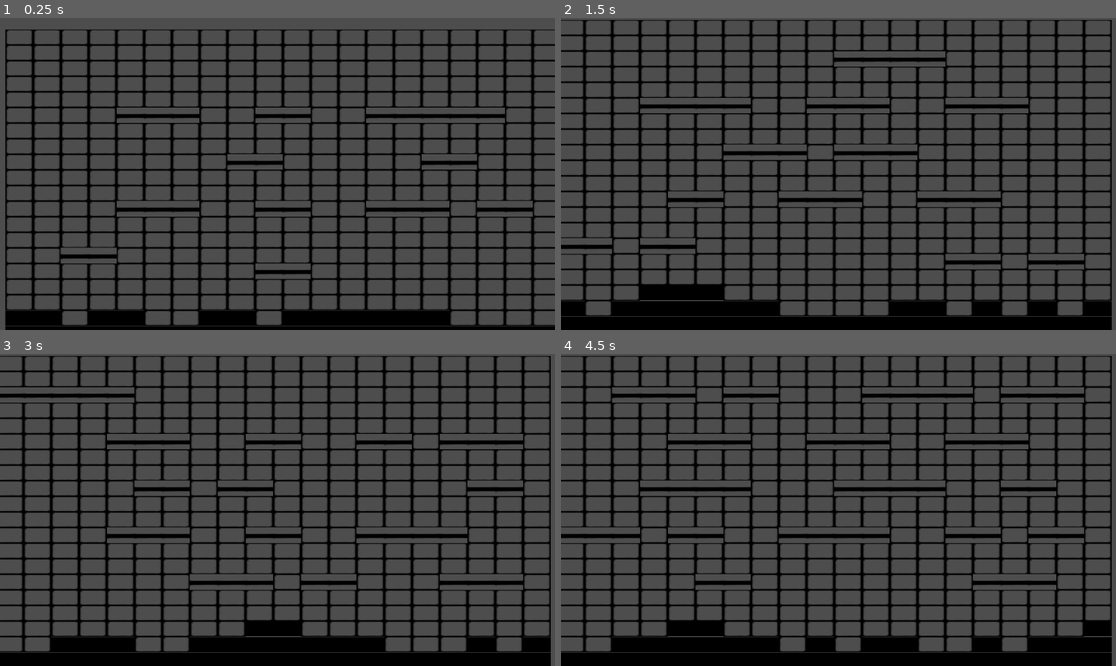
Above: before the commit, frames 1-4 (two rows, left to right).
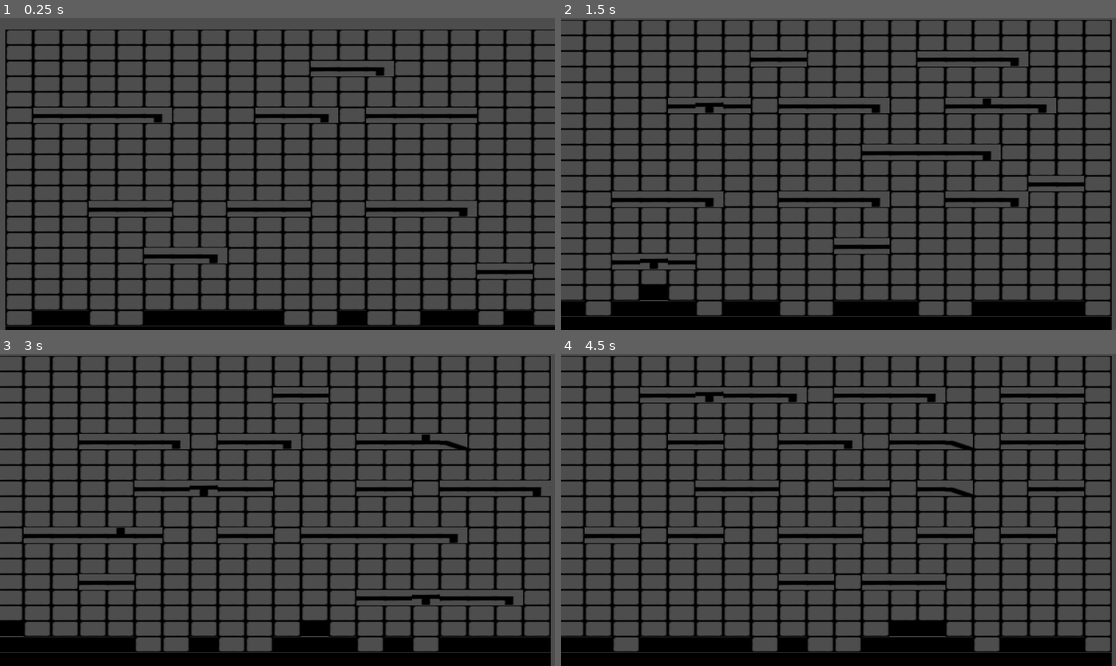
Above: after the commit, the same moments.

Repository: Deiuca/Platform-CA-Sincrono
Game: Godot game, scene res://progetto.tscn
The game is run twice, just before and just after one commit, with the same random seed, the same clock (stepped at 60 frames per second) and the same inputs.
Inputs:
- Up to frame 1 (0.25 s): no input
- Up to frame 2 (1.5 s): tap Enter at 0.5 s; hold R 0.53-1.28 s; tap Space at 1.25 s; tap I at 1.35 s
- Up to frame 3 (3 s): tap Enter at 2 s; hold R 2.03-2.78 s; tap Space at 2.75 s; tap I at 2.85 s
- Up to frame 4 (4.5 s): tap Enter at 3.5 s; hold R 3.53-4.28 s; tap Space at 4.25 s; tap I at 4.35 s

The runs differ from the first frame. In frame 1, 6.1% of the frame differs, in the area x 1-96%, y 13-99%; in frame 2, 6.5%; in frame 3, 7.5%; in frame 4, 7.7%, in the area x 0-100%, y 10-96%.

Commit message:
+ Rampe e ostacoli Invertiti

Diff:
--- a/Init.gd
+++ b/Init.gd
@@ -1,10 +1,19 @@
 extends Node2D
 
 #Tipi di cella in questo progetto
-enum tipi {ARIA, MURO, PLATFORM}
+enum tipi {
+ARIA, MURO,
+PLATFORM, PLATFORM_OBSTACLE, PLATFORM_OBSTACLE_DOWN,
+EDGE_DOWN,
+RAMPA_DOWN
+}
 
 #Textures nel progetto
 #N.B. PRE-COND: tutte le texture devono avere le stesse dimensioni!!!
 var aria = preload("res://Texture/trasparente.png")
 var muro = preload("res://Texture/nero.png")
-var piattaorma = preload("res://Texture/piattaforma.png")
+var piattaforma = preload("res://Texture/piattaforma.png")
+var piattaforma_ostacolo = preload("res://Texture/piattaforma_ostacolo.png")
+var piattaforma_ostacolo_down = preload("res://Texture/piattaforma_ostacolo_down.png")
+var edge_down = preload("res://Texture/edge_down.png")
+var rampa_down = preload("res://Texture/rampa_down.png")
--- /dev/null
+++ b/RuleBook.gd
@@ -0,0 +1,11 @@
+extends Node2D
+
+
+# Called when the node enters the scene tree for the first time.
+func _ready():
+	pass # Replace with function body.
+
+
+# Called every frame. 'delta' is the elapsed time since the previous frame.
+func _process(delta):
+	pass
--- /dev/null
+++ b/Scripts/RuleBookInterface.gd
@@ -0,0 +1,6 @@
+extends Node
+
+class_name RuleBookInterface
+
+func trova_tipo(cella : Cella) -> Init.tipi:
+	return Init.tipi.ARIA
--- a/cella.gd
+++ b/cella.gd
@@ -1,4 +1,6 @@
 extends Sprite2D
+
+class_name Cella
 
 #ARIA è il default stato di una cella
 @export var default_tipo : Init.tipi = Init.tipi.ARIA
@@ -42,33 +44,53 @@
 			probabilita_diventi_tipo(1.5, Init.tipi.PLATFORM)
 			return
 
-	#Se è troppo vicina ad un MURO diventa aria
-	if self.tipo == Init.tipi.PLATFORM and (num_vicini_allargati_muro > 0 or num_vicini_muro > 0):
-		set_tipo(Init.tipi.ARIA)
-		return
-
 	#Se Gsx G Gdx sono muro 10% diventi muro
 	if(are_cells_stato([self.vicini[7], self.vicini[6], self.vicini[5]], Init.tipi.MURO) and are_cells_stato([self.vicini[2], self.vicini[0], self.vicini[1]], Init.tipi.ARIA)):
 		probabilita_diventi_tipo(10.0, Init.tipi.MURO)
 		return
 
-	#Se a DDx,Dx,Sx,SSx è piattaforma, favorisci che diventi ARIA
-	if are_cells_stato([self.vicini[3], self.vicini[4], self.vicinato_allargato[7], self.vicinato_allargato[8]], Init.tipi.PLATFORM):
+	#Se è troppo vicina ad un MURO diventa aria
+	if  self.tipo != Init.tipi.MURO and (num_vicini_allargati_muro > 0 or num_vicini_muro > 0):
+		set_tipo(Init.tipi.ARIA)
+		return
+
+	#Se a VDx,Dx,Sx,VSx è piattaforma, favorisci che diventi ARIA
+	if are_cells_stato([self.vicini[3], self.vicini[4], self.vicinato_allargato[7], self.vicinato_allargato[8]], [Init.tipi.PLATFORM, Init.tipi.PLATFORM_OBSTACLE]):
 		if probabilita_diventi_tipo(30.0, Init.tipi.ARIA):
 			return
 
 	#Se Dx è PIATTAFORMA e sotto e sopra è aria, diventa piattaforma
 	if are_cells_stato([self.vicini[4]], Init.tipi.PLATFORM, true) and are_cells_stato([self.vicini[6], self.vicini[1]], Init.tipi.ARIA, true ):
 		if(num_vicini_allargati_piattaforma < 2):
-			if probabilita_diventi_tipo(15.0, Init.tipi.PLATFORM):
+			if probabilita_diventi_tipo(20.0, Init.tipi.PLATFORM):
 				return
 
-	#Se Sx è PIATTAFORMA e sotto e sopra è aria, diventa piattaforma
+	#Se Sx è PIATTAFORMA e sotto e sopra è aria, diventa PLATFORM
 	if are_cells_stato([self.vicini[3]], Init.tipi.PLATFORM, true) and num_vicini_aria == 7:
 		if(num_vicini_allargati_piattaforma < 2):
 			if probabilita_diventi_tipo(15.0, Init.tipi.PLATFORM):
 				return
 
+	#Piazza una rampa giu quando tra piattaforma e aria e sotto aria e se è già un platform
+	if are_cells_stato([self.vicini[3]], [Init.tipi.PLATFORM, Init.tipi.PLATFORM_OBSTACLE], true) and are_cells_stato([self.vicini[4]], Init.tipi.ARIA):
+		if are_cells_stato([self.vicini[4]], Init.tipi.ARIA) and self.tipo == Init.tipi.PLATFORM:
+			if probabilita_diventi_tipo(10.0, Init.tipi.RAMPA_DOWN):
+				return
+
+	#Se VSx, Sx è platform & Dx aria, diventa EDGE
+	if(are_cells_stato([self.vicini[3], self.vicinato_allargato[7]], Init.tipi.PLATFORM, true)) and not are_cells_stato([self.vicini[3]], Init.tipi.EDGE_DOWN):
+		if are_cells_stato([self.vicini[4]], Init.tipi.ARIA):
+			if probabilita_diventi_tipo(10.0, Init.tipi.EDGE_DOWN):
+				return
+
+	#Se Sx Dx è platform, può diventare ostacolo
+	if(are_cells_stato([self.vicini[3],self.vicini[4]], Init.tipi.PLATFORM, true)):
+		if determina_se_accade(25.0):
+			if not probabilita_diventi_tipo(50.0, Init.tipi.PLATFORM_OBSTACLE):
+				set_tipo(Init.tipi.PLATFORM_OBSTACLE_DOWN)
+			return
+
+	#Se Sx è PIATTAFORMA && VSx ARIA -> Piattaforma
 	if are_cells_stato([self.vicini[3]], Init.tipi.PLATFORM, true) and are_cells_stato([self.vicinato_allargato[7]], Init.tipi.ARIA, true):
 		set_tipo(Init.tipi.PLATFORM)
 
@@ -76,9 +98,21 @@
 		set_tipo(Init.tipi.ARIA)
 		return
 
-func are_cells_stato(array_celle : Array[Sprite2D], tipo : Init.tipi, devono_esistere = false) -> bool:
+func are_cells_stato(array_celle : Array[Sprite2D], tipo , devono_esistere = false) -> bool:
+	if typeof(tipo) == TYPE_ARRAY:
+		return check_cells_stati(array_celle, tipo, devono_esistere)
+	else:
+		return check_cells_stato(array_celle, tipo, devono_esistere)
+
+func check_cells_stato(array_celle : Array[Sprite2D], tipo : Init.tipi, devono_esistere = false):
 	for cella in array_celle:
 		if (((cella.tipo != tipo) if cella != null else (devono_esistere))):
+			return false
+	return true
+
+func check_cells_stati(array_celle : Array[Sprite2D], tipi : Array, devono_esistere = false):
+	for cella in array_celle:
+		if ((( not cella.tipo in tipi) if cella != null else (devono_esistere))):
 			return false
 	return true
 
--- a/generatore_livello.gd
+++ b/generatore_livello.gd
@@ -10,11 +10,15 @@
 
 var livello : Node2D
 
-#Ciò che una cella può essere in questo generatore, e le texture associate ad ciascun tipo di cella in questo mondo
+#Ciò che una cella può essere in questo generatore, e le texture associate ad ciascun tipo di cella in questo generatore
 var tipi_livello = {
 	Init.tipi.ARIA: Init.aria,
 	Init.tipi.MURO: Init.muro,
-	Init.tipi.PLATFORM: Init.piattaorma
+	Init.tipi.PLATFORM: Init.piattaforma,
+	Init.tipi.PLATFORM_OBSTACLE : Init.piattaforma_ostacolo,
+	Init.tipi.EDGE_DOWN : Init.edge_down,
+	Init.tipi.RAMPA_DOWN : Init.rampa_down,
+	Init.tipi.PLATFORM_OBSTACLE_DOWN : Init.piattaforma_ostacolo_down
 }
 
 #Le celle che comporranno il mondo
@@ -47,7 +51,6 @@
 			istanza.position = Vector2(iw*tex_size.x*cell_scale.x, ih*tex_size.y*cell_scale.y)
 			istanza.scale = cell_scale
 			self.celle.append(istanza)
-
 
 	#A ogni istanza nell'array di celle vengono definiti i suoi vicini
 	for indx in range(self.celle.size()):
@@ -123,11 +126,10 @@
 		self.celle[i].label.text = str(i)
 		self.livello.add_child(self.celle[i])
 
-
 var test_counter = 0
 # Called every frame. 'delta' is the elapsed time since the previous frame.
 func _process(delta):
-	while test_counter < 6:
+	while test_counter < 7:
 		cellular_automata()
 		test_counter += 1
 
Binary file added: Texture/edge_down.png
Not shown, added: Texture/edge_down.png.import
Binary file added: Texture/muro_ramp.png
Not shown, added: Texture/muro_ramp.png.import
Not shown, added: Texture/nero copia.png.import
Binary file added: Texture/piattaforma_ostacolo.png
Not shown, added: Texture/piattaforma_ostacolo.png.import
Binary file added: Texture/piattaforma_ostacolo_down.png
Not shown, added: Texture/piattaforma_ostacolo_down.png.import
Binary file added: Texture/rampa_down.png
Not shown, added: Texture/rampa_down.png.import
Not shown, changed: .DS_Store
(and 1 more such lines)
